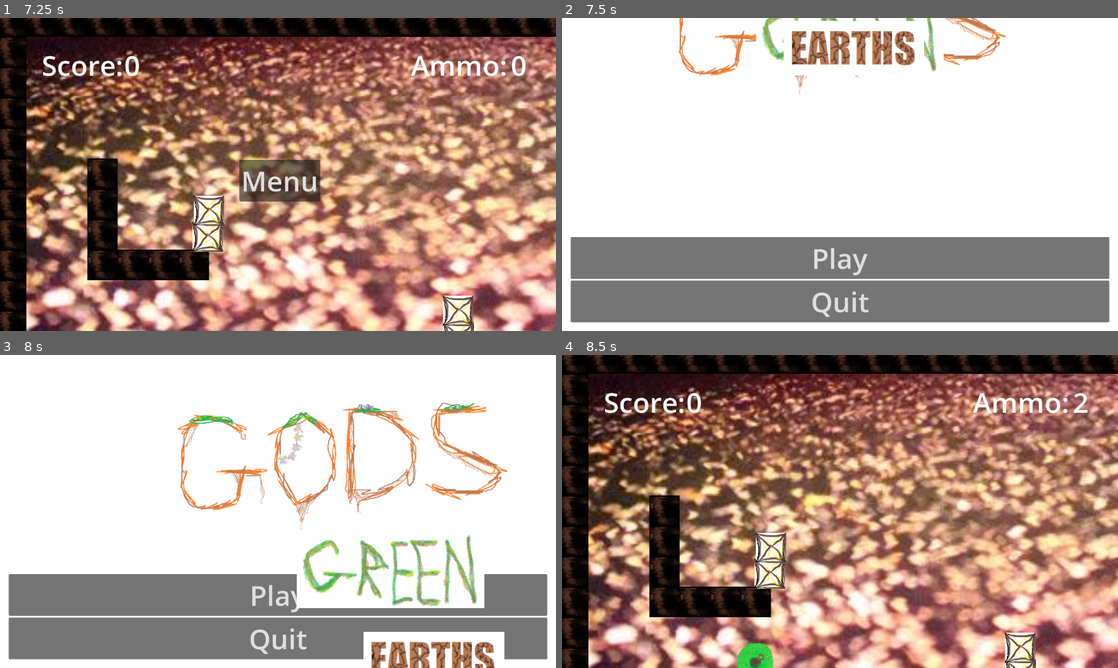
Above: before the commit, frames 1-4 (two rows, left to right).
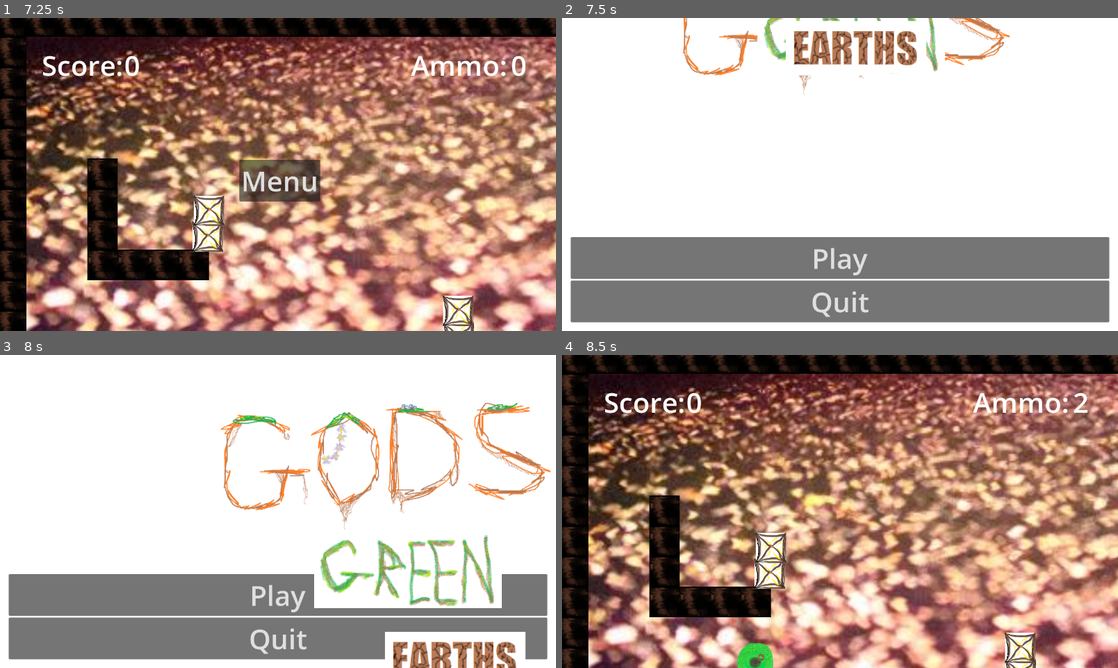
Above: after the commit, the same moments.

Repository: bsu-cs315/P1-Weaver
Game: Godot game, scene res://src/scenes/level.tscn
The game is run twice, just before and just after one commit, with the same random seed, the same clock (stepped at 60 frames per second) and the same inputs. Before the commit the project starts from res://src/Level.tscn.
Inputs (mouse positions are in pixels of both pictures, inside the frame that each line leads up to):
- Up to frame 1 (7.25 s): move the mouse to (400, 158) at 0.52 s; press the mouse at (400, 158) at 0.53 s; tap Enter at 1.25, 3.5, 5.75 s; move the mouse to (166, 190) at 1.27 s; release the mouse at (166, 190) at 1.28 s; click (166, 190) at 1.35 s; tap Space at 2, 4.25, 6.5 s; move the mouse to (333, 105) at 2.02 s; hold R (new_ball) 2.03-2.78 s; click (333, 105) at 2.3 s; move the mouse to (250, 237) at 2.77 s; click (250, 237) at 2.85 s; move the mouse to (444, 221) at 3.52 s; press the mouse at (444, 221) at 3.53 s; move the mouse to (111, 127) at 4.27 s; release the mouse at (111, 127) at 4.28 s; tap R (new_ball) at 4.35 s; click (111, 127) at 4.55 s; move the mouse to (305, 174) at 5.02 s; press the mouse at (305, 174) at 5.03 s; move the mouse to (194, 96) at 5.77 s; release the mouse at (194, 96) at 5.78 s; click (194, 96) at 5.85 s; move the mouse to (400, 158) at 6.52 s; hold R (new_ball) from 6.53 s (still down); click (400, 158) at 6.8 s
- Up to frame 2 (7.5 s): release R (new_ball) at 7.25 s; click "Menu" at 7.25 s
- Up to frame 3 (8 s): no input
- Up to frame 4 (8.5 s): click "Play" at 8 s

Frame 1 is identical in both runs. In frame 2, 3.4% of the frame differs, in the area x 21-81%, y 0-25%; in frame 3, 13%, in the area x 31-100%, y 15-100%; in frame 4, nothing differs.

Commit message:
Clean up project structure and naming conventions

Diff:
--- a/project/icon.svg
+++ /dev/null
@@ -1 +0,0 @@
-<svg height="128" width="128" xmlns="http://www.w3.org/2000/svg"><rect x="2" y="2" width="124" height="124" rx="14" fill="#363d52" stroke="#212532" stroke-width="4"/><g transform="scale(.101) translate(122 122)"><g fill="#fff"><path d="M105 673v33q407 354 814 0v-33z"/><path fill="#478cbf" d="m105 673 152 14q12 1 15 14l4 67 132 10 8-61q2-11 15-15h162q13 4 15 15l8 61 132-10 4-67q3-13 15-14l152-14V427q30-39 56-81-35-59-83-108-43 20-82 47-40-37-88-64 7-51 8-102-59-28-123-42-26 43-46 89-49-7-98 0-20-46-46-89-64 14-123 42 1 51 8 102-48 27-88 64-39-27-82-47-48 49-83 108 26 42 56 81zm0 33v39c0 276 813 276 813 0v-39l-134 12-5 69q-2 10-14 13l-162 11q-12 0-16-11l-10-65H447l-10 65q-4 11-16 11l-162-11q-12-3-14-13l-5-69z"/><path d="M483 600c3 34 55 34 58 0v-86c-3-34-55-34-58 0z"/><circle cx="725" cy="526" r="90"/><circle cx="299" cy="526" r="90"/></g><g fill="#414042"><circle cx="307" cy="532" r="60"/><circle cx="717" cy="532" r="60"/></g></g></svg>
--- a/project/project.godot
+++ b/project/project.godot
@@ -11,7 +11,7 @@
 [application]
 
 config/name="Cs315Project1Iteration1KcWeaver"
-run/main_scene="res://src/Level.tscn"
+run/main_scene="res://src/scenes/level.tscn"
 config/features=PackedStringArray("4.1", "Forward Plus")
 config/icon="res://icon.svg"
 
--- a/project/src/Menu.gd
+++ /dev/null
@@ -1,21 +0,0 @@
-extends Control
-
-
-func _ready():
-
-	var tween = get_tree().create_tween().set_trans(Tween.TRANS_BOUNCE).set_ease(Tween.EASE_IN_OUT)
-	tween.tween_property($TitleTextGods, "position", Vector2(800, 250), 1)
-
-	var tween2 = get_tree().create_tween().set_trans(Tween.TRANS_BOUNCE).set_ease(Tween.EASE_IN_OUT)
-	tween2.tween_property($TitleTextGreen, "position", Vector2(900, 500), 1)
-
-	var tween3 = get_tree().create_tween().set_trans(Tween.TRANS_BOUNCE).set_ease(Tween.EASE_IN_OUT)
-	tween3.tween_property($TitleTextEarths, "position", Vector2(1000, 700), 1)
-
-
-func _on_play_pressed():
-	get_tree().change_scene_to_file("res://src/Level.tscn")
-
-
-func _on_quit_pressed():
-	get_tree().quit()
--- a/project/src/Circle.tscn
+++ b/project/src/scenes/Circle.tscn
@@ -1,9 +1,9 @@
-[gd_scene load_steps=6 format=3 uid="uid://b43rh05eki5vt"]
+[gd_scene load_steps=6 format=3 uid="uid://dnk0xyvnnt4fe"]
 
-[ext_resource type="Script" path="res://src/Circle.gd" id="1_d53a6"]
-[ext_resource type="Texture2D" uid="uid://db3hdihwq6x58" path="res://Assets/Images/Planet1.png" id="2_fnv5u"]
-[ext_resource type="AudioStream" uid="uid://bld7pdhf2skki" path="res://Assets/Sounds/player_fire.wav" id="3_a2svr"]
-[ext_resource type="AudioStream" uid="uid://cthbskxss5sxg" path="res://Assets/Sounds/crate_hit.wav" id="4_qbetd"]
+[ext_resource type="Script" path="res://src/scenes/circle.gd" id="1_kuhqi"]
+[ext_resource type="Texture2D" uid="uid://d2o0kge6xsbur" path="res://src/planets/planet2.png" id="2_2nubs"]
+[ext_resource type="AudioStream" uid="uid://bld7pdhf2skki" path="res://src/sounds/player_fire.wav" id="3_mb37l"]
+[ext_resource type="AudioStream" uid="uid://cthbskxss5sxg" path="res://src/sounds/crate_hit.wav" id="4_lat2j"]
 
 [sub_resource type="CircleShape2D" id="CircleShape2D_2emm3"]
 
@@ -11,7 +11,7 @@
 max_contacts_reported = 1
 contact_monitor = true
 linear_damp = 0.2
-script = ExtResource("1_d53a6")
+script = ExtResource("1_kuhqi")
 
 [node name="CollisionShape2D" type="CollisionShape2D" parent="."]
 scale = Vector2(3, 3)
@@ -19,13 +19,13 @@
 
 [node name="Sprite2D" type="Sprite2D" parent="."]
 scale = Vector2(0.25, 0.25)
-texture = ExtResource("2_fnv5u")
+texture = ExtResource("2_2nubs")
 
 [node name="PlayerFireSFX" type="AudioStreamPlayer" parent="."]
-stream = ExtResource("3_a2svr")
+stream = ExtResource("3_mb37l")
 
 [node name="BoxHitSFX" type="AudioStreamPlayer" parent="."]
-stream = ExtResource("4_qbetd")
+stream = ExtResource("4_lat2j")
 
 [connection signal="body_entered" from="." to="." method="_on_body_entered"]
 [connection signal="sleeping_state_changed" from="." to="." method="_on_sleeping_state_changed"]
--- a/project/src/Box.tscn
+++ b/project/src/scenes/box.tscn
@@ -1,6 +1,6 @@
 [gd_scene load_steps=3 format=3 uid="uid://cqiavfboqb4t6"]
 
-[ext_resource type="Texture2D" uid="uid://b3u7cr418d3b1" path="res://Assets/Images/PointCrate.png" id="1_m5axe"]
+[ext_resource type="Texture2D" uid="uid://b3u7cr418d3b1" path="res://src/level/point_crate.png" id="1_onl5l"]
 
 [sub_resource type="RectangleShape2D" id="RectangleShape2D_s6b0t"]
 
@@ -11,4 +11,4 @@
 shape = SubResource("RectangleShape2D_s6b0t")
 
 [node name="Sprite2D" type="Sprite2D" parent="."]
-texture = ExtResource("1_m5axe")
+texture = ExtResource("1_onl5l")
--- a/project/src/Circle.gd
+++ b/project/src/scenes/circle.gd
@@ -14,9 +14,9 @@
 signal point_score
 
 func _ready():
-	var sprite1 = "res://Assets/Images/Planet1.png"
-	var sprite2 = "res://Assets/Images/Planet2.png"
-	var sprite3 = "res://Assets/Images/Planet3.png"
+	var sprite1 = "res://src/planets/planet1.png"
+	var sprite2 = "res://src/planets/planet2.png"
+	var sprite3 = "res://src/planets/planet3.png"
 
 	rng.randomize()
 	var chosen_sprite = rng.randi_range(1,3)
@@ -38,7 +38,7 @@
 			dragging = false
 			var drag_end = get_global_mouse_position()
 			var launch_dir = drag_start - drag_end
-			print (rad_to_deg(launch_dir.angle()))
+
 			if launch_dir.angle() < -(PI/2) or launch_dir.angle() > PI/2:
 				apply_central_impulse(Vector2(0,1) * 5 * launch_dir)
 			elif launch_dir.angle() < PI/2 && launch_dir.angle() > 0:
--- a/project/src/Level.gd
+++ b/project/src/scenes/level.gd
@@ -1,6 +1,6 @@
 extends Node2D
 
-var circle = preload("res://src/Circle.tscn")
+var circle = preload("res://src/scenes/Circle.tscn")
 var circleCounter = 3
 var score = 0
 
@@ -54,4 +54,4 @@
 
 
 func _on_menu_button_pressed():
-	get_tree().change_scene_to_file("res://src/menu.tscn")
+	get_tree().change_scene_to_file("res://src/scenes/menu.tscn")
--- a/project/src/Level.tscn
+++ b/project/src/scenes/level.tscn
@@ -1,13 +1,13 @@
 [gd_scene load_steps=8 format=3 uid="uid://bbgp5o517l7a1"]
 
-[ext_resource type="Script" path="res://src/Level.gd" id="1_3q20k"]
-[ext_resource type="Texture2D" uid="uid://c572m4uok3p8" path="res://Assets/Images/MapCrate.png" id="2_qt4mi"]
-[ext_resource type="Texture2D" uid="uid://n562beqsnne2" path="res://Assets/Images/Background.png" id="4_kp114"]
-[ext_resource type="PackedScene" uid="uid://cqiavfboqb4t6" path="res://src/Box.tscn" id="4_vqm2j"]
-[ext_resource type="AudioStream" uid="uid://b2lxjepn10d2b" path="res://Assets/Sounds/BGMusic.wav" id="5_gw6gd"]
+[ext_resource type="Script" path="res://src/scenes/level.gd" id="1_baopc"]
+[ext_resource type="Texture2D" uid="uid://c572m4uok3p8" path="res://src/level/map_crate.png" id="2_y0mru"]
+[ext_resource type="PackedScene" uid="uid://cqiavfboqb4t6" path="res://src/scenes/box.tscn" id="3_ee3bp"]
+[ext_resource type="Texture2D" uid="uid://n562beqsnne2" path="res://src/level/back_ground.png" id="4_v8o0h"]
+[ext_resource type="AudioStream" uid="uid://b2lxjepn10d2b" path="res://src/sounds/bg_music.wav" id="5_nshmf"]
 
 [sub_resource type="TileSetAtlasSource" id="TileSetAtlasSource_vuk8s"]
-texture = ExtResource("2_qt4mi")
+texture = ExtResource("2_y0mru")
 texture_region_size = Vector2i(70, 70)
 0:0/0 = 0
 0:0/0/physics_layer_0/linear_velocity = Vector2(0, 0)
@@ -21,7 +21,7 @@
 
 [node name="Level" type="Node2D"]
 position = Vector2(46, 14)
-script = ExtResource("1_3q20k")
+script = ExtResource("1_baopc")
 
 [node name="TileMap" type="TileMap" parent="."]
 position = Vector2(645, 589)
@@ -32,49 +32,49 @@
 [node name="Boxes" type="Node2D" parent="."]
 position = Vector2(16, 11)
 
-[node name="Box" parent="Boxes" instance=ExtResource("4_vqm2j")]
+[node name="Box" parent="Boxes" instance=ExtResource("3_ee3bp")]
 position = Vector2(995, 827)
 
-[node name="Box2" parent="Boxes" instance=ExtResource("4_vqm2j")]
+[node name="Box2" parent="Boxes" instance=ExtResource("3_ee3bp")]
 position = Vector2(993, 754)
 
-[node name="Box3" parent="Boxes" instance=ExtResource("4_vqm2j")]
+[node name="Box3" parent="Boxes" instance=ExtResource("3_ee3bp")]
 position = Vector2(994, 683)
 
-[node name="Box4" parent="Boxes" instance=ExtResource("4_vqm2j")]
+[node name="Box4" parent="Boxes" instance=ExtResource("3_ee3bp")]
 position = Vector2(993, 612)
 
-[node name="Box5" parent="Boxes" instance=ExtResource("4_vqm2j")]
+[node name="Box5" parent="Boxes" instance=ExtResource("3_ee3bp")]
 position = Vector2(1504, 195)
 
-[node name="Box6" parent="Boxes" instance=ExtResource("4_vqm2j")]
+[node name="Box6" parent="Boxes" instance=ExtResource("3_ee3bp")]
 position = Vector2(1504, 120)
 
-[node name="Box7" parent="Boxes" instance=ExtResource("4_vqm2j")]
+[node name="Box7" parent="Boxes" instance=ExtResource("3_ee3bp")]
 position = Vector2(1554, 546)
 
-[node name="Box8" parent="Boxes" instance=ExtResource("4_vqm2j")]
+[node name="Box8" parent="Boxes" instance=ExtResource("3_ee3bp")]
 position = Vector2(1459, 542)
 
-[node name="Box9" parent="Boxes" instance=ExtResource("4_vqm2j")]
+[node name="Box9" parent="Boxes" instance=ExtResource("3_ee3bp")]
 position = Vector2(1505, 469)
 
-[node name="Box10" parent="Boxes" instance=ExtResource("4_vqm2j")]
+[node name="Box10" parent="Boxes" instance=ExtResource("3_ee3bp")]
 position = Vector2(1497, 960)
 
-[node name="Box11" parent="Boxes" instance=ExtResource("4_vqm2j")]
+[node name="Box11" parent="Boxes" instance=ExtResource("3_ee3bp")]
 position = Vector2(1500, 888)
 
-[node name="Box12" parent="Boxes" instance=ExtResource("4_vqm2j")]
+[node name="Box12" parent="Boxes" instance=ExtResource("3_ee3bp")]
 position = Vector2(1620, 960)
 
-[node name="Box13" parent="Boxes" instance=ExtResource("4_vqm2j")]
+[node name="Box13" parent="Boxes" instance=ExtResource("3_ee3bp")]
 position = Vector2(1623, 888)
 
-[node name="Box14" parent="Boxes" instance=ExtResource("4_vqm2j")]
+[node name="Box14" parent="Boxes" instance=ExtResource("3_ee3bp")]
 position = Vector2(416, 471)
 
-[node name="Box15" parent="Boxes" instance=ExtResource("4_vqm2j")]
+[node name="Box15" parent="Boxes" instance=ExtResource("3_ee3bp")]
 position = Vector2(419, 399)
 
 [node name="Timer" type="Timer" parent="."]
@@ -142,11 +142,11 @@
 offset_bottom = 2285.0
 rotation = 3.14159
 scale = Vector2(2.03627, 1.24468)
-texture = ExtResource("4_kp114")
+texture = ExtResource("4_v8o0h")
 metadata/_edit_use_anchors_ = true
 
 [node name="AudioStreamPlayer" type="AudioStreamPlayer" parent="."]
-stream = ExtResource("5_gw6gd")
+stream = ExtResource("5_nshmf")
 autoplay = true
 
 [connection signal="timeout" from="Timer" to="." method="_on_timer_timeout"]
--- a/project/Menu.gd
+++ b/project/src/scenes/menu.gd
@@ -4,17 +4,17 @@
 func _ready():
 
 	var tween = get_tree().create_tween().set_trans(Tween.TRANS_BOUNCE).set_ease(Tween.EASE_IN_OUT)
-	tween.tween_property($TitleTextGods, "position", Vector2(637.5, 100), 1)
+	tween.tween_property($TitleTextGods, "position", Vector2(900, 250), 1)
 
 	var tween2 = get_tree().create_tween().set_trans(Tween.TRANS_BOUNCE).set_ease(Tween.EASE_IN_OUT)
-	tween2.tween_property($TitleTextGreen, "position", Vector2(650, 250), 1)
+	tween2.tween_property($TitleTextGreen, "position", Vector2(940, 500), 1)
 
 	var tween3 = get_tree().create_tween().set_trans(Tween.TRANS_BOUNCE).set_ease(Tween.EASE_IN_OUT)
-	tween3.tween_property($TitleTextEarths, "position", Vector2(675, 400), 1)
+	tween3.tween_property($TitleTextEarths, "position", Vector2(1050, 700), 1)
 
 
 func _on_play_pressed():
-	get_tree().change_scene_to_file("res://src/Level.tscn")
+	get_tree().change_scene_to_file("res://src/scenes/Level.tscn")
 
 
 func _on_quit_pressed():
--- a/project/src/menu.tscn
+++ b/project/src/scenes/menu.tscn
@@ -1,10 +1,10 @@
 [gd_scene load_steps=6 format=3 uid="uid://db2bnqdg3sesv"]
 
-[ext_resource type="Script" path="res://src/Menu.gd" id="1_mo02u"]
-[ext_resource type="Texture2D" uid="uid://ba3nw3n84w42h" path="res://Assets/Images/GODS.png" id="2_417do"]
-[ext_resource type="Texture2D" uid="uid://4ftgprhg5wdu" path="res://Assets/Images/Green.png" id="3_b0as3"]
-[ext_resource type="Texture2D" uid="uid://cpispagobl3q3" path="res://Assets/Images/Earths.png" id="4_ok88l"]
-[ext_resource type="AudioStream" uid="uid://bvb1hhi50ubdv" path="res://Assets/Sounds/MenuMusic.mp3" id="5_qssv8"]
+[ext_resource type="Script" path="res://src/scenes/menu.gd" id="1_nhm72"]
+[ext_resource type="Texture2D" uid="uid://ba3nw3n84w42h" path="res://src/menu/gods.png" id="2_jyci7"]
+[ext_resource type="Texture2D" uid="uid://4ftgprhg5wdu" path="res://src/menu/green.png" id="3_kepmg"]
+[ext_resource type="Texture2D" uid="uid://cpispagobl3q3" path="res://src/menu/earths.png" id="4_0dfdc"]
+[ext_resource type="AudioStream" uid="uid://bvb1hhi50ubdv" path="res://src/sounds/menu_music.mp3" id="5_qukv3"]
 
 [node name="Menu" type="Control"]
 layout_mode = 3
@@ -13,7 +13,7 @@
 anchor_bottom = 1.0
 grow_horizontal = 2
 grow_vertical = 2
-script = ExtResource("1_mo02u")
+script = ExtResource("1_nhm72")
 
 [node name="MarginContainer" type="MarginContainer" parent="."]
 layout_mode = 1
@@ -45,20 +45,20 @@
 [node name="TitleTextGods" type="Sprite2D" parent="."]
 position = Vector2(637.5, 0)
 scale = Vector2(0.8, 0.8)
-texture = ExtResource("2_417do")
+texture = ExtResource("2_jyci7")
 
 [node name="TitleTextGreen" type="Sprite2D" parent="."]
 position = Vector2(637.5, 0)
 scale = Vector2(0.4, 0.4)
-texture = ExtResource("3_b0as3")
+texture = ExtResource("3_kepmg")
 
 [node name="TitleTextEarths" type="Sprite2D" parent="."]
 position = Vector2(637.5, 0)
 scale = Vector2(0.3, 0.3)
-texture = ExtResource("4_ok88l")
+texture = ExtResource("4_0dfdc")
 
 [node name="AudioStreamPlayer" type="AudioStreamPlayer" parent="."]
-stream = ExtResource("5_qssv8")
+stream = ExtResource("5_qukv3")
 autoplay = true
 
 [connection signal="pressed" from="MarginContainer/VBoxContainer/Play" to="." method="_on_play_pressed"]
Not shown, removed: project/Assets/Images/Planet2.png.import
Not shown, removed: project/Assets/Sounds/MenuMusic.mp3.import
Renamed: project/Assets/Images/Background.png -> project/src/level/back_ground.png
Not shown, changed: project/src/level/back_ground.png.import
Renamed: project/Assets/Images/MapCrate.png -> project/src/level/map_crate.png
Not shown, changed: project/src/level/map_crate.png.import
Renamed: project/Assets/Images/PointCrate.png -> project/src/level/point_crate.png
Not shown, changed: project/src/level/point_crate.png.import
Renamed: project/Assets/Images/Earths.png -> project/src/menu/earths.png
Not shown, changed: project/src/menu/earths.png.import
Renamed: project/Assets/Images/GODS.png -> project/src/menu/gods.png
Not shown, changed: project/src/menu/gods.png.import
(and 16 more such lines)
